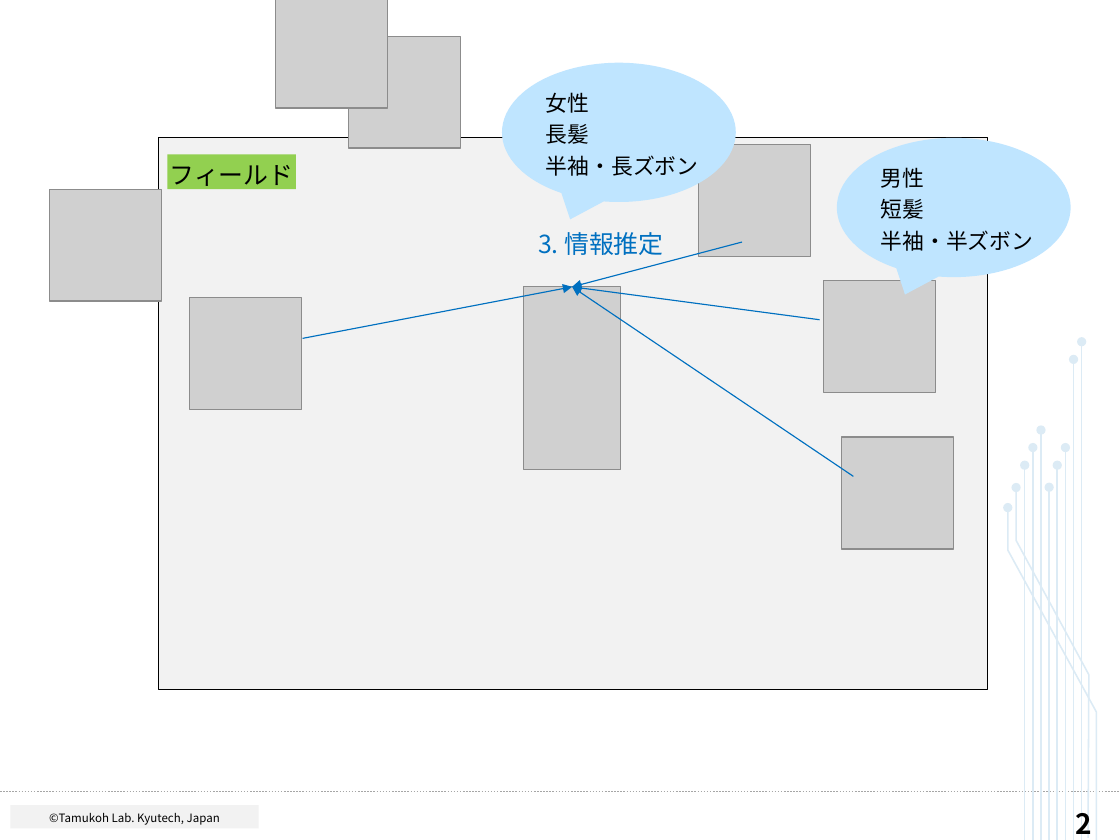
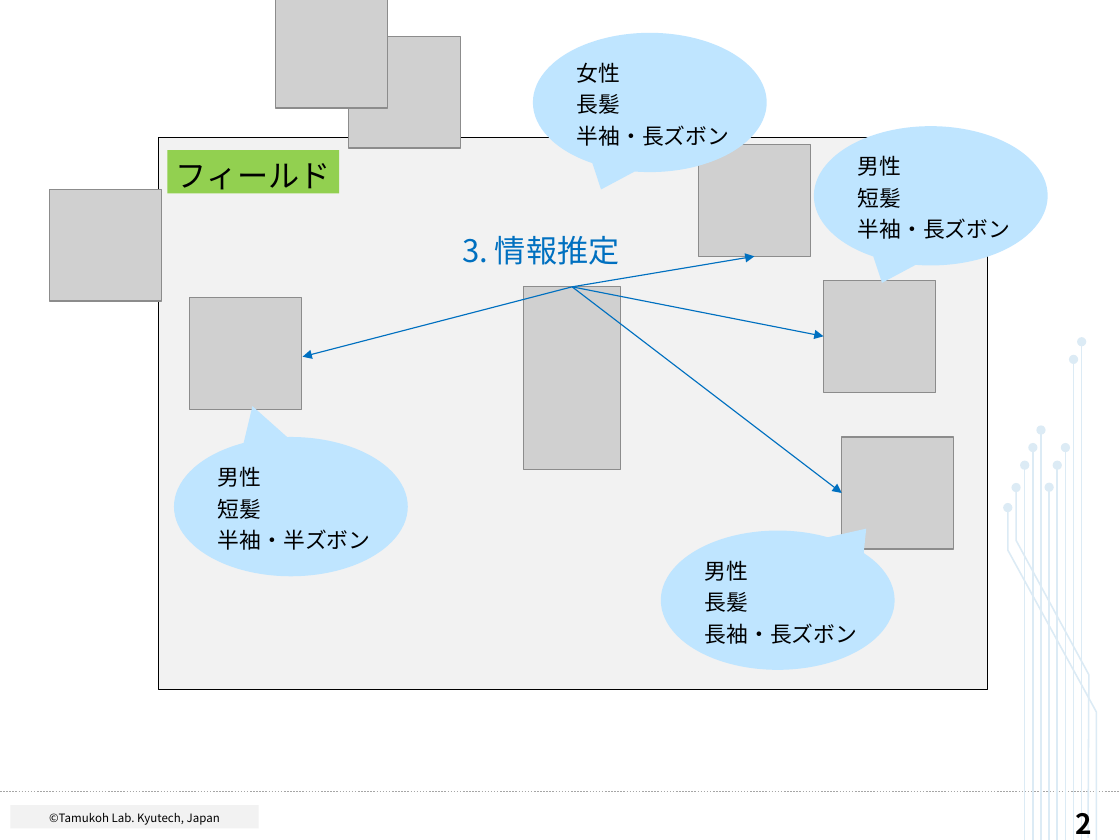
Before and after one commit to yuzoo0226/AI_Chalenge_60, a slide deck: slide 3 of 作図用_yy2.pptx. Drawn at 1120x840 pixels with LibreOffice and Linux fonts; fonts in the diff are those of the drawing; grey boxes stand for pictures. Boxes give left, top, right and bottom in pixels: in the first picture for what was removed or moved away, otherwise in the second. Text is boxed around its words. In the diff, an @@ line names an element or a change of style, - is before the commit and + after.

```diff
--- a/作図用_yy2.pptx
+++ b/作図用_yy2.pptx
@@ speech bubble moved from (x1=502, y1=63, x2=736, y2=202) to (x1=533, y1=32, x2=767, y2=171) @@
@@ text "女性" moved from (x1=546, y1=92, x2=699, y2=176) to (x1=577, y1=62, x2=730, y2=146) @@
@@ rectangle "フィールド" at (x1=168, y1=150, x2=339, y2=194): size 16 to 20 pt @@
@@ rectangle "フィールド" resized from (x1=168, y1=155, x2=297, y2=189) to (x1=168, y1=150, x2=339, y2=194) @@
@@ text "3. 情報推定" moved from (x1=538, y1=232, x2=663, y2=255) to (x1=462, y1=236, x2=620, y2=265) @@
@@ text "3. 情報推定" at (x1=462, y1=236, x2=620, y2=265): size 16 to 20 pt @@
@@ arrow moved from (743, 242) - (572, 287) to (572, 287) - (755, 256) @@
@@ arrow moved from (302, 338) - (572, 287) to (572, 287) - (302, 357) @@
@@ arrow moved from (820, 319) - (572, 287) to (572, 287) - (823, 336) @@
@@ arrow moved from (853, 476) - (572, 287) to (572, 287) - (842, 493) @@
@@ speech bubble moved from (x1=837, y1=138, x2=1071, y2=277) to (x1=174, y1=437, x2=408, y2=576) @@
@@ speech bubble at (x1=174, y1=437, x2=408, y2=576): proportions changed @@
@@ text "男性" moved from (x1=881, y1=167, x2=1034, y2=251) to (x1=218, y1=466, x2=371, y2=550) @@
@@ group added at (x1=661, y1=127, x2=1048, y2=670): 2 speech bubbles, 2 texts @@
+男性
+短髪
+半袖・長ズボン
+男性
+長髪
+長袖・長ズボン
```
Also in this commit, not shown: 3 other slides changed, 2 slides added, 10 other files.
